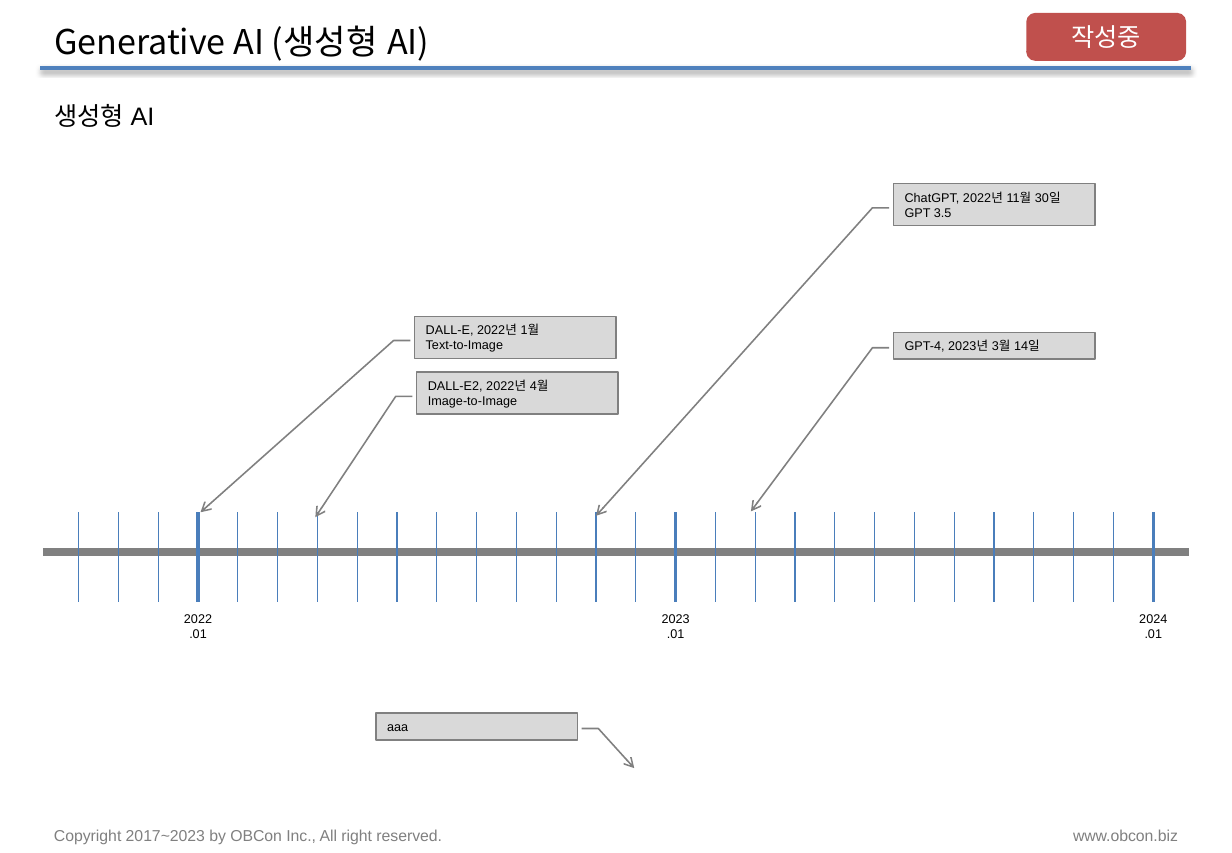
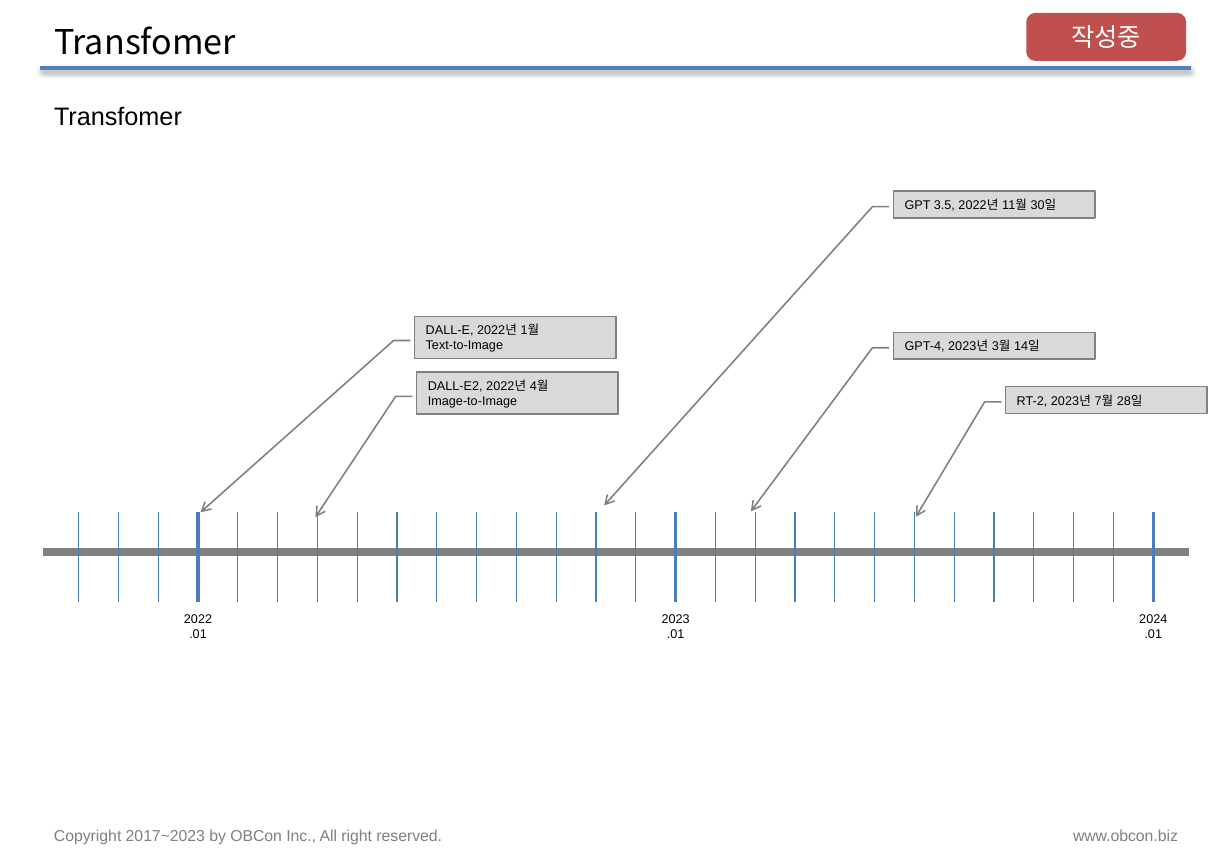
Before and after one commit to pnuskgh/EFriendExpert, a slide deck: slide 13 of laboratory/pnuskgh/docs/Deep_Learning_002.pptx (slide 11 before the commit). Drawn at 1232x853 pixels with LibreOffice and Linux fonts; fonts in the diff are those of the drawing. Boxes give left, top, right and bottom in pixels: in the first picture for what was removed or moved away, otherwise in the second. Text is boxed around its words. In the diff, an @@ line names an element or a change of style, - is before the commit and + after.

```diff
--- a/laboratory/pnuskgh/docs/Deep_Learning_002.pptx
+++ b/laboratory/pnuskgh/docs/Deep_Learning_002.pptx
@@ title at bbox=[54, 26, 236, 55]: text changed @@
-Generative AI (생성형 AI)
+Transfomer
@@ text at bbox=[54, 106, 182, 126]: text changed @@
-생성형 AI
+Transfomer
@@ border callout "GPT 3.5, 2022년 11월 30일": place and size @@
-border callout "GPT 3.5, 2022년 11월 30일" at bbox=[894, 183, 1095, 225]
+border callout "GPT 3.5, 2022년 11월 30일" at bbox=[894, 191, 1095, 218]
@@ border callout "GPT 3.5, 2022년 11월 30일" at bbox=[894, 191, 1095, 218]: proportions changed @@
@@ text in border callout at bbox=[905, 199, 1057, 211]: text changed @@
-ChatGPT, 2022년 11월 30일
-GPT 3.5
+GPT 3.5, 2022년 11월 30일
@@ border callout added at bbox=[1006, 387, 1207, 414], fill #D9D9D9, outline #808080 1 pt, 8 pt, text #000000 @@
+RT-2, 2023년 7월 28일
@@ border callout removed at bbox=[377, 713, 578, 741] @@
-aaa
```
Also in this commit, not shown: 3 other slides changed, 9 slides added, 24 slides removed, 7 other files.
